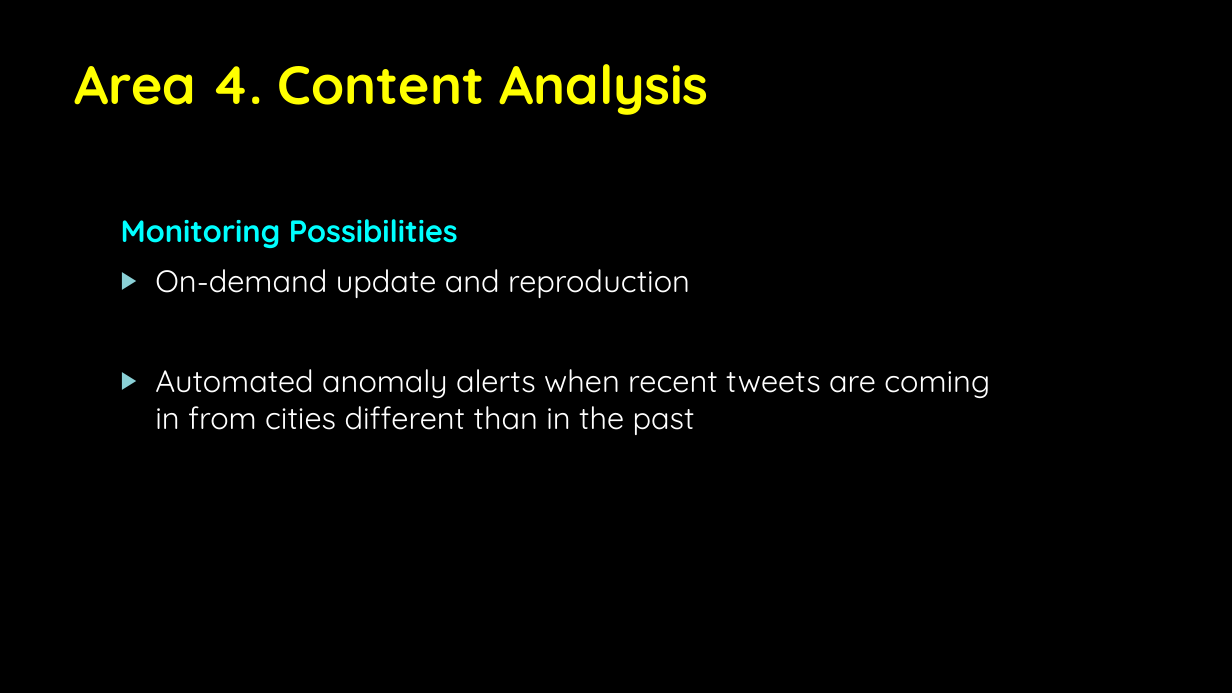
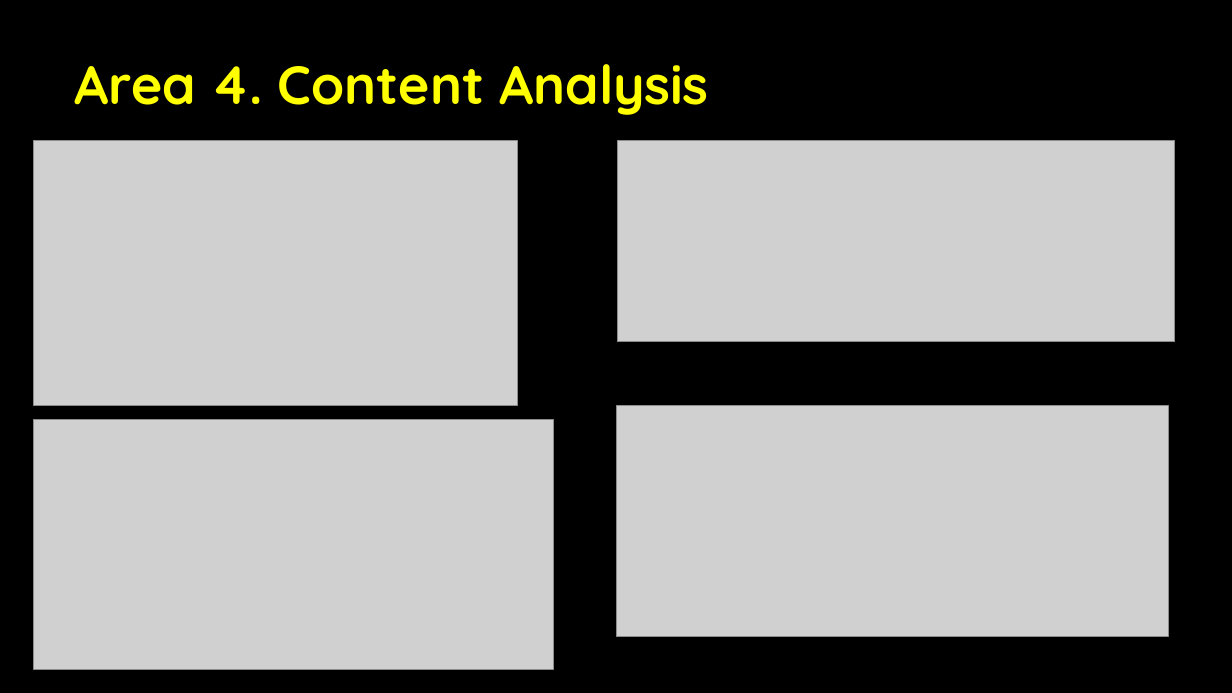
Before and after one commit to Luke-Patterson/BPCIA, a slide deck: slide 20 of BPCI Twitter Analysis Slides.pptx (slide 23 before the commit). Drawn at 1232x693 pixels with LibreOffice and Linux fonts; fonts in the diff are those of the drawing; grey boxes stand for pictures; background and template pictures are left out. Boxes give left, top, right and bottom in pixels: in the first picture for what was removed or moved away, otherwise in the second. Text is boxed around its words. In the diff, an @@ line names an element or a change of style, - is before the commit and + after.

```diff
--- a/BPCI Twitter Analysis Slides.pptx
+++ b/BPCI Twitter Analysis Slides.pptx
@@ picture added at [34,140,518,406] @@
@@ picture added at [617,140,1175,342] @@
@@ text removed at [121,219,990,435] @@
-Monitoring Possibilities
-▶ On-demand update and reproduction
-▶ Automated anomaly alerts when recent tweets are coming in from cities different than in the past
@@ picture added at [616,406,1168,637] @@
@@ picture added at [34,420,554,669] @@
```
Also in this commit, not shown: 1 other slide changed, 2 slides added, 2 slides removed, 35 other files.
